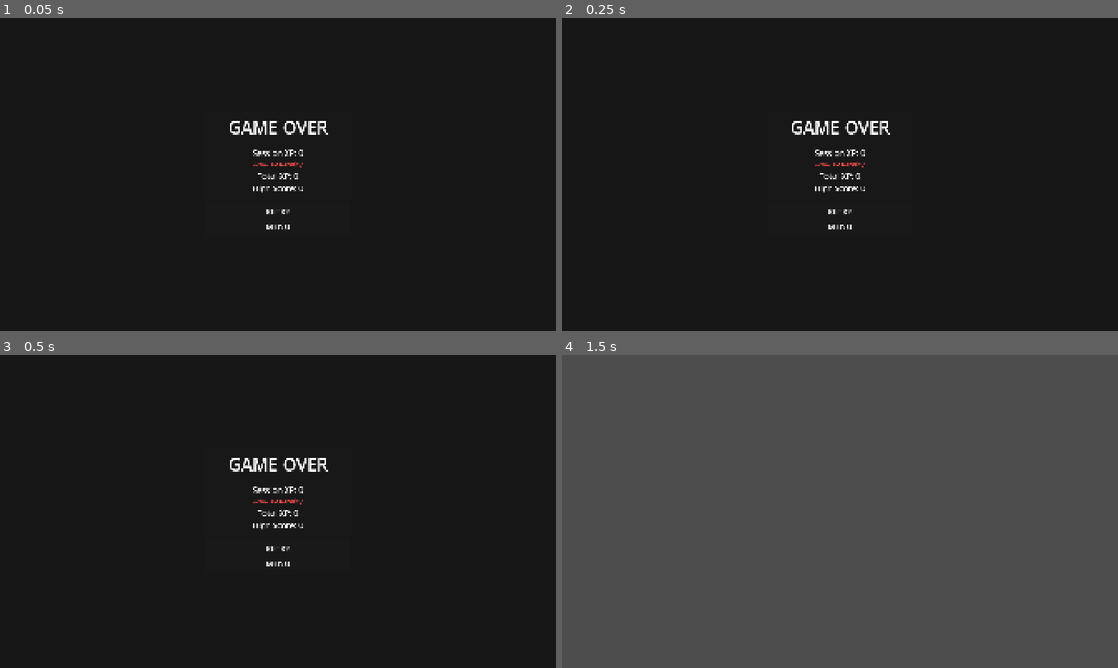
Above: before the commit, frames 1-4 (two rows, left to right).
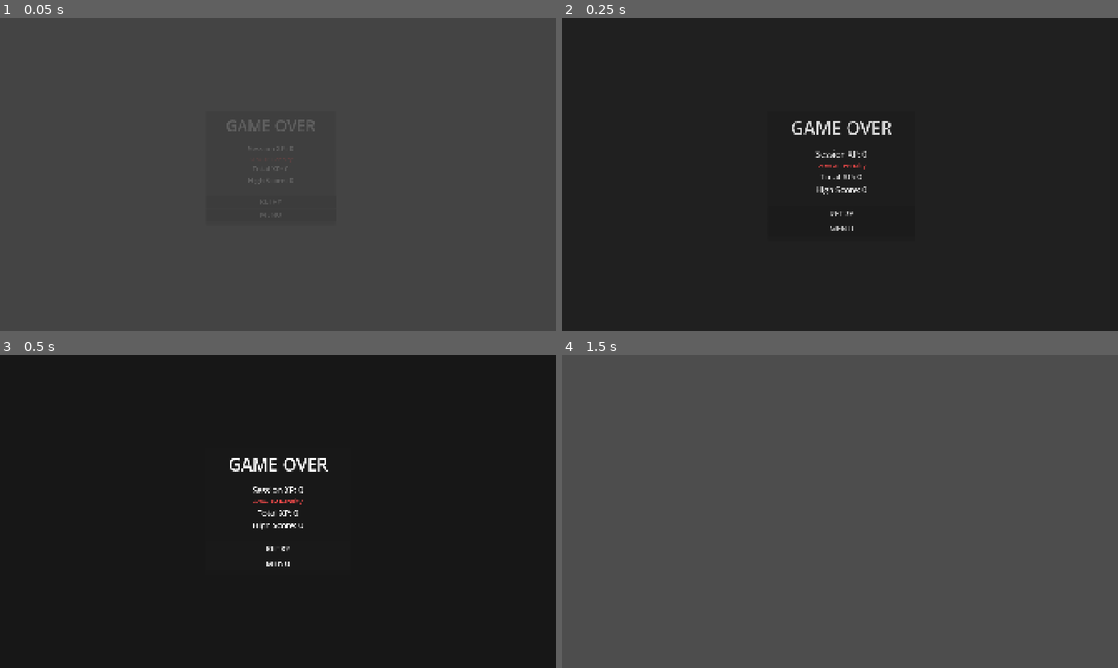
Above: after the commit, the same moments.

Repository: neoasistant-bot/runner-godot
Game: Godot game, scene res://scenes/game_over.tscn
Two runs of this game, one before a commit and one after it. Both use one fixed random seed, a clock stepped at 60 frames per second and the inputs below. This scene is started directly instead of the project's main scene.
Inputs (mouse positions are in pixels of both pictures, inside the frame that each line leads up to):
- Up to frame 1 (0.05 s): no input
- Up to frame 2 (0.25 s): no input
- Up to frame 3 (0.5 s): no input
- Up to frame 4 (1.5 s): click "RETRY" at 0.5 s; tap Enter at 1.25 s; move the mouse to (962, 495) at 1.27 s; hold D (move_right) from 1.28 s (still down); click (962, 495) at 1.42 s

The runs differ from the first frame. In frame 1, 100% of the frame differs, in the area x 0-100%, y 0-100%; in frame 2, 1.1%; in frame 3, nothing differs; in frame 4, nothing differs.

Commit message:
V1-05: Pulir Game Over y Retry
- Animación de entrada en pantalla Game Over (scale + fade)
- Animación de salida al presionar Retry/Menu
- Efecto bounce en NEW HIGH SCORE (dorado)
- Efecto de muerte del player (flash rojo + shake + fade)
- Emoji 🏆 en high score nuevo

Diff:
--- a/scripts/game_over.gd
+++ b/scripts/game_over.gd
@@ -4,21 +4,56 @@
 signal menu_requested
 
 func _ready() -> void:
+	# Set up labels
 	$Panel/VBoxContainer/SessionXPLabel.text = "Session XP: %d" % GameManager.session_xp
 	$Panel/VBoxContainer/TotalXPLabel.text = "Total XP: %d" % GameManager.total_xp
 
-	if GameManager.session_xp >= GameManager.high_score and GameManager.session_xp > 0:
-		$Panel/VBoxContainer/HighScoreLabel.text = "NEW HIGH SCORE!"
+	var is_new_high := GameManager.session_xp >= GameManager.high_score and GameManager.session_xp > 0
+	if is_new_high:
+		$Panel/VBoxContainer/HighScoreLabel.text = "🏆 NEW HIGH SCORE!"
+		$Panel/VBoxContainer/HighScoreLabel.add_theme_color_override("font_color", Color.GOLD)
 	else:
 		$Panel/VBoxContainer/HighScoreLabel.text = "High Score: %d" % GameManager.high_score
 
 	$Panel/VBoxContainer/RetryButton.pressed.connect(_on_retry)
 	$Panel/VBoxContainer/MenuButton.pressed.connect(_on_menu)
 
+	# Entry animation
+	_animate_entry(is_new_high)
+
+func _animate_entry(is_new_high: bool) -> void:
+	# Start panel scaled down and transparent
+	$Panel.scale = Vector2(0.8, 0.8)
+	$Panel.modulate.a = 0.0
+	$DimBackground.modulate.a = 0.0
+
+	var tween := create_tween()
+	tween.set_parallel(true)
+
+	# Fade in background
+	tween.tween_property($DimBackground, "modulate:a", 1.0, 0.3)
+
+	# Scale and fade panel
+	tween.tween_property($Panel, "scale", Vector2(1.0, 1.0), 0.4).set_ease(Tween.EASE_OUT).set_trans(Tween.TRANS_BACK)
+	tween.tween_property($Panel, "modulate:a", 1.0, 0.3)
+
+	# If new high score, add a bounce effect
+	if is_new_high:
+		await tween.finished
+		var bounce := create_tween()
+		bounce.tween_property($Panel/VBoxContainer/HighScoreLabel, "scale", Vector2(1.2, 1.2), 0.15)
+		bounce.tween_property($Panel/VBoxContainer/HighScoreLabel, "scale", Vector2(1.0, 1.0), 0.15)
+
 func _on_retry() -> void:
-	retry_requested.emit()
-	queue_free()
+	_animate_exit(func(): retry_requested.emit(); queue_free())
 
 func _on_menu() -> void:
-	menu_requested.emit()
-	queue_free()
+	_animate_exit(func(): menu_requested.emit(); queue_free())
+
+func _animate_exit(callback: Callable) -> void:
+	var tween := create_tween()
+	tween.set_parallel(true)
+	tween.tween_property($Panel, "scale", Vector2(0.9, 0.9), 0.2)
+	tween.tween_property($Panel, "modulate:a", 0.0, 0.2)
+	tween.tween_property($DimBackground, "modulate:a", 0.0, 0.2)
+	tween.chain().tween_callback(callback)
--- a/scripts/player.gd
+++ b/scripts/player.gd
@@ -183,7 +183,36 @@
 	current_state = State.DEAD
 	set_physics_process(false)
 	_disconnect_all_signals()
+
+	# Death animation
+	_play_death_effect()
+
 	GameManager.end_game()
+
+func _play_death_effect() -> void:
+	# Flash red and fade out
+	var sprite := $Sprite2D
+	var original_pos := position
+
+	# Create death animation
+	var tween := create_tween()
+
+	# Flash red 3 times
+	for i in range(3):
+		tween.tween_property(sprite, "modulate", Color.RED, 0.05)
+		tween.tween_property(sprite, "modulate", Color.WHITE, 0.05)
+
+	# Shake effect
+	tween.set_parallel(true)
+	for i in range(6):
+		var offset := Vector2(randf_range(-8, 8), randf_range(-4, 4))
+		tween.tween_property(self, "position", original_pos + offset, 0.05)
+
+	tween.set_parallel(false)
+	tween.tween_property(self, "position", original_pos, 0.05)
+
+	# Fade out
+	tween.tween_property(sprite, "modulate:a", 0.3, 0.3)
 
 func _disconnect_all_signals() -> void:
 	if _dodge_positive_connected:
